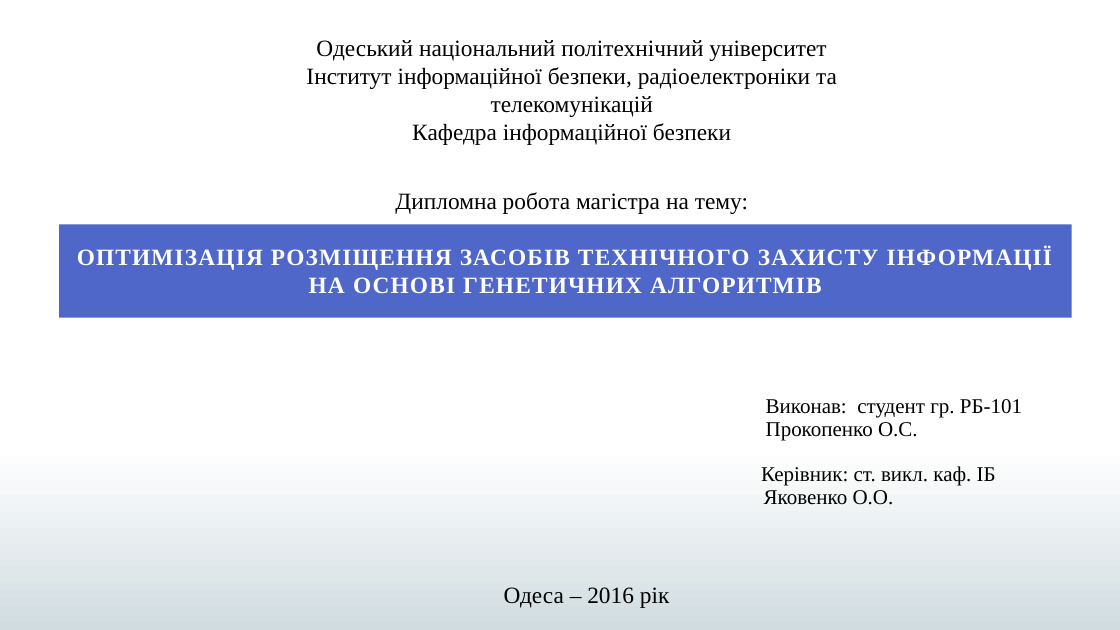
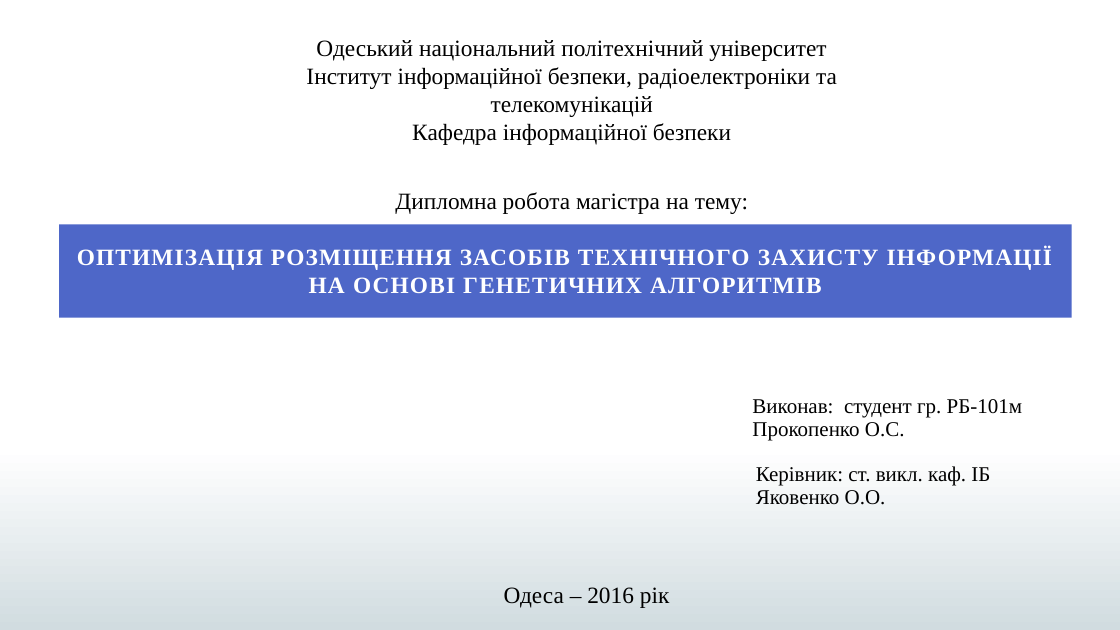
Before and after one commit to whitershade/diploma, a slide deck: slide 1 of Презентация.pptx. Drawn at 1120x630 pixels with LibreOffice and Linux fonts; fonts in the diff are those of the drawing. Boxes give left, top, right and bottom in pixels: in the first picture for what was removed or moved away, otherwise in the second. Text is boxed around its words. In the diff, an @@ line names an element or a change of style, - is before the commit and + after.

```diff
--- a/Презентация.pptx
+++ b/Презентация.pptx
@@ subtitle at bbox=[752, 399, 1022, 418]: text changed @@
-Виконав: студент гр. РБ-101
+Виконав: студент гр. РБ-101м
```
Also in this commit, not shown: 1 other slide changed, 3 slides added, 2 slides removed, 2 other files.
